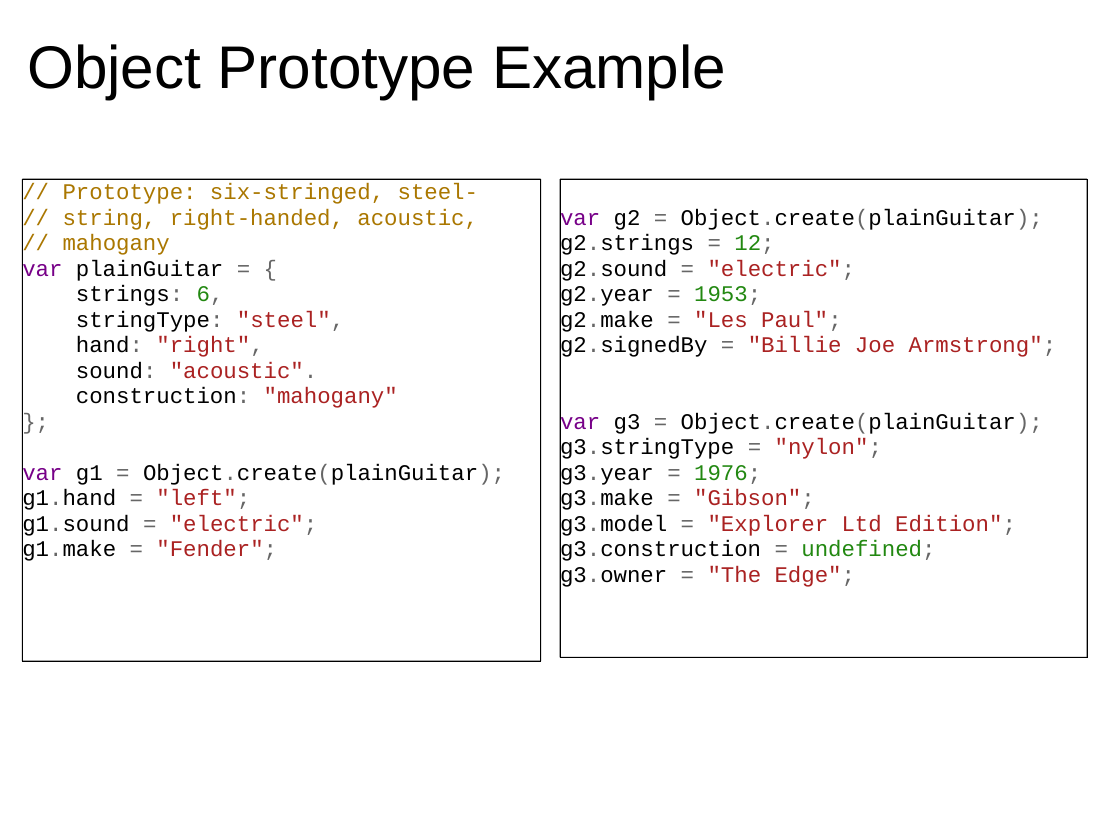
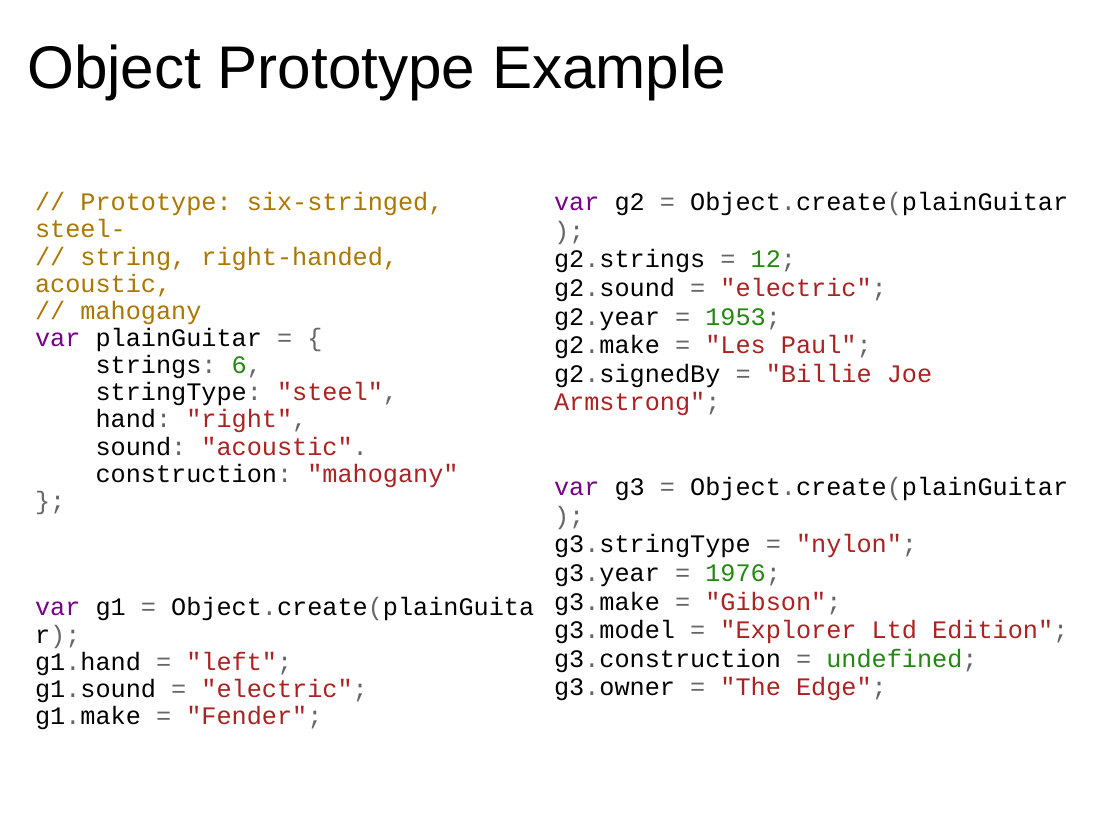
Before and after one commit to dondi/javascript-book, a slide deck: slide 26 of presentations/Chapter_3_Presentation.ppt. Drawn at 1120x840 pixels with LibreOffice and Linux fonts; fonts in the diff are those of the drawing; background and template pictures are left out. Boxes give left, top, right and bottom in pixels: in the first picture for what was removed or moved away, otherwise in the second. Text is boxed around its words. In the diff, an @@ line names an element or a change of style, - is before the commit and + after.

```diff
--- a/presentations/Chapter_3_Presentation.ppt
+++ b/presentations/Chapter_3_Presentation.ppt
@@ table added at box(25, 184, 1085, 734), 1 rows, 2 columns @@
+// Prototype: six-stringed, steel- / // string, right-handed, acoustic, / // mahogany var plainGuitar = { strings: 6, stringType: "steel", hand: "right", sound: "acoustic". construction: "mahogany" }; / var g1 = Object.create(plainGuitar); g1.hand = "left"; g1.sound = "electric"; g1.make = "Fender"; | var g2 = Object.create(plainGuitar); g2.strings = 12; g2.sound = "electric"; g2.year = 1953; g2.make = "Les Paul"; g2.signedBy = "Billie Joe Armstrong"; var g3 = Object.create(plainGuitar); g3.stringType = "nylon"; g3.year = 1976; g3.make = "Gibson"; g3.model = "Explorer Ltd Edition"; g3.construction = undefined; g3.owner = "The Edge";
@@ group removed at box(560, 179, 1087, 657): 8 lines, 1 text @@
-var g2 = Object.create(plainGuitar);
-g2.strings = 12;
-g2.sound = "electric";
-g2.year = 1953;
-g2.make = "Les Paul";
-g2.signedBy = "Billie Joe Armstrong";
-var g3 = Object.create(plainGuitar);
-g3.stringType = "nylon";
-g3.year = 1976;
-g3.make = "Gibson";
-g3.model = "Explorer Ltd Edition";
-g3.construction = undefined;
-g3.owner = "The Edge";
@@ group removed at box(22, 179, 540, 661): 8 lines, 1 text @@
-// Prototype: six-stringed, steel-
-// string, right-handed, acoustic,
-// mahogany
-var plainGuitar = {
-strings: 6,
-stringType: "steel",
-hand: "right",
-sound: "acoustic".
-construction: "mahogany"
-};
-var g1 = Object.create(plainGuitar);
-g1.hand = "left";
-g1.sound = "electric";
-g1.make = "Fender";
```
Also in this commit, not shown: 12 other slides changed, 3 other files.
